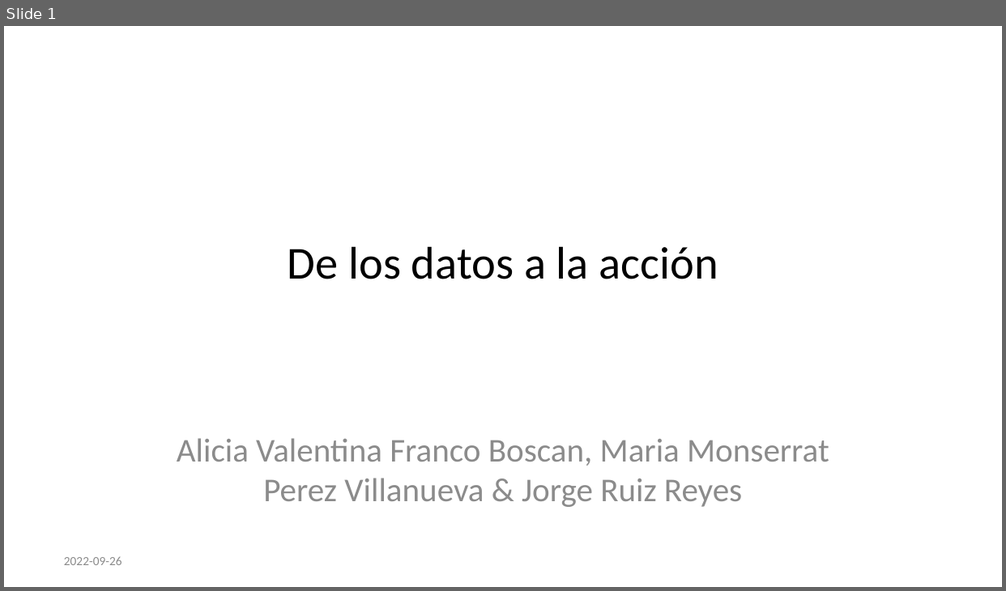
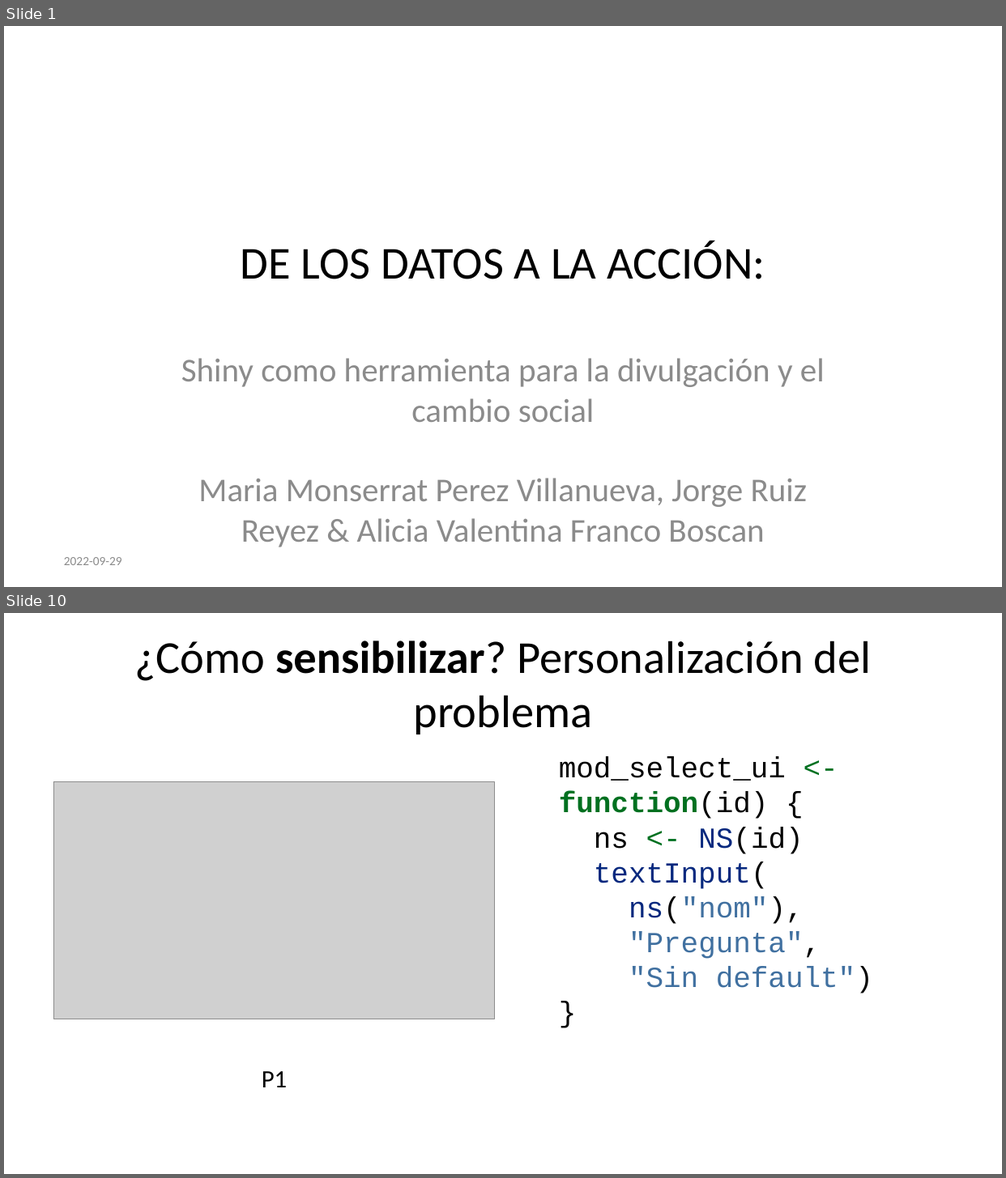
Before and after one commit to datacivica/ppt-huelladecuidados-LatinR, a slide deck: ppt-LatinR.pptx. Shown one above the other, each under a label of ours: slide 1 before the commit, slides 1 and 10 after it; the slides between them are not shown. The pictures are 1006x591 and 1006x1178 pixels, drawn with LibreOffice and Linux fonts; fonts in the diff are those of the drawing; grey boxes stand for pictures. Boxes give left, top, right and bottom in pixels: in the first picture for what was removed or moved away, otherwise in the second. Text is boxed around its words. In the diff, an @@ line names an element or a change of style, - is before the commit and + after.

```diff
--- a/ppt-LatinR.pptx
+++ b/ppt-LatinR.pptx
@@ slide 10 added at box(4, 613, 1002, 1174), background #FFFFFF @@
@@ title added at box(134, 641, 872, 735), 33 pt, text #000000 @@
+¿Cómo sensibilizar? Personalización del problema
@@ text added at box(559, 757, 873, 994), 21 pt, text #000000 @@
+mod_select_ui <- function(id) {
+ns <- NS(id)
+textInput(
+ns("nom"),
+"Pregunta",
+"Sin default")
+}
@@ picture added at box(54, 781, 495, 1019) @@
@@ text added at box(262, 1071, 287, 1088), 18 pt, text #000000 @@
+P1
@@ slide 1 changed as well @@
@@ title at box(241, 241, 765, 280): text changed @@
-De los datos a la acción
+DE LOS DATOS A LA ACCIÓN:
@@ subtitle at box(181, 358, 825, 548): text changed @@
-Alicia Valentina Franco Boscan, Maria Monserrat Perez Villanueva & Jorge Ruiz Reyes
+Shiny como herramienta para la divulgación y el cambio social
+Maria Monserrat Perez Villanueva, Jorge Ruiz Reyez & Alicia Valentina Franco Boscan
@@ text at box(64, 557, 122, 565): text changed @@
-2022-09-26
+2022-09-29
```
Also in this commit, not shown: 23 other slides added, 4 slides removed, 29 other files.
